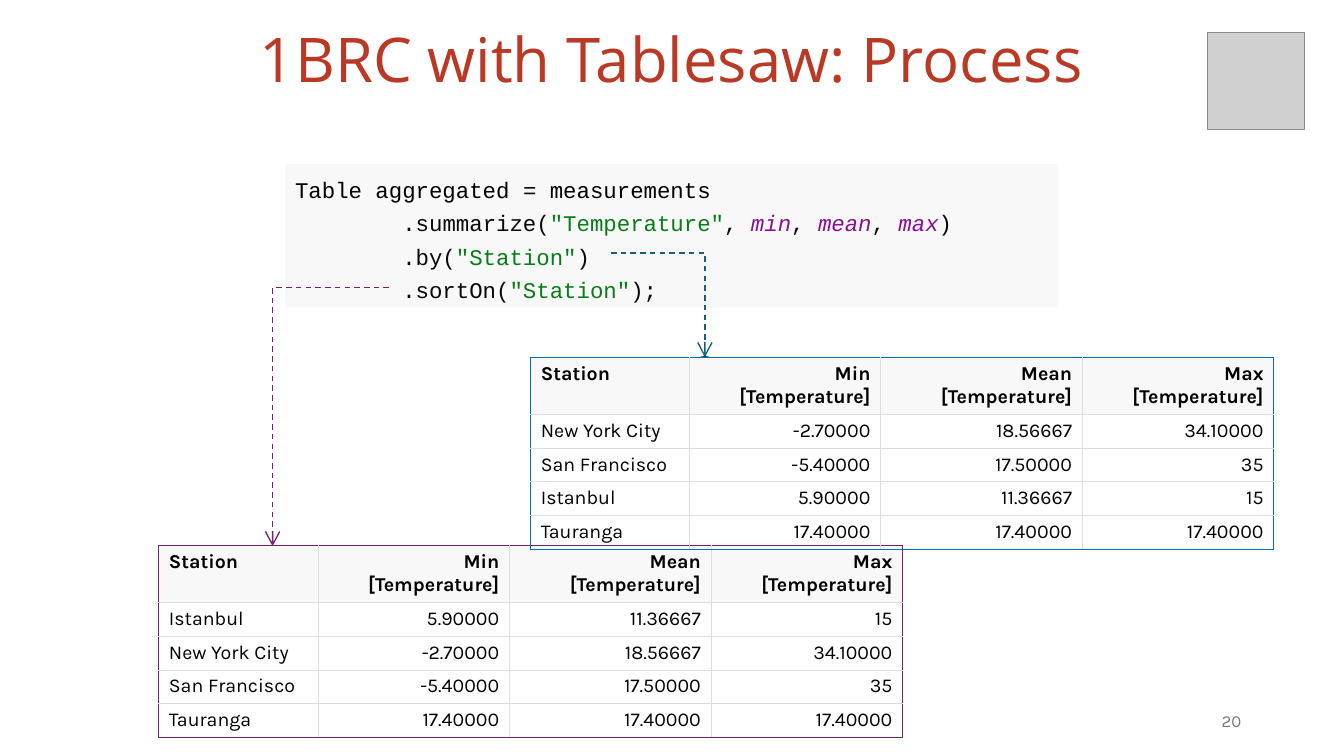
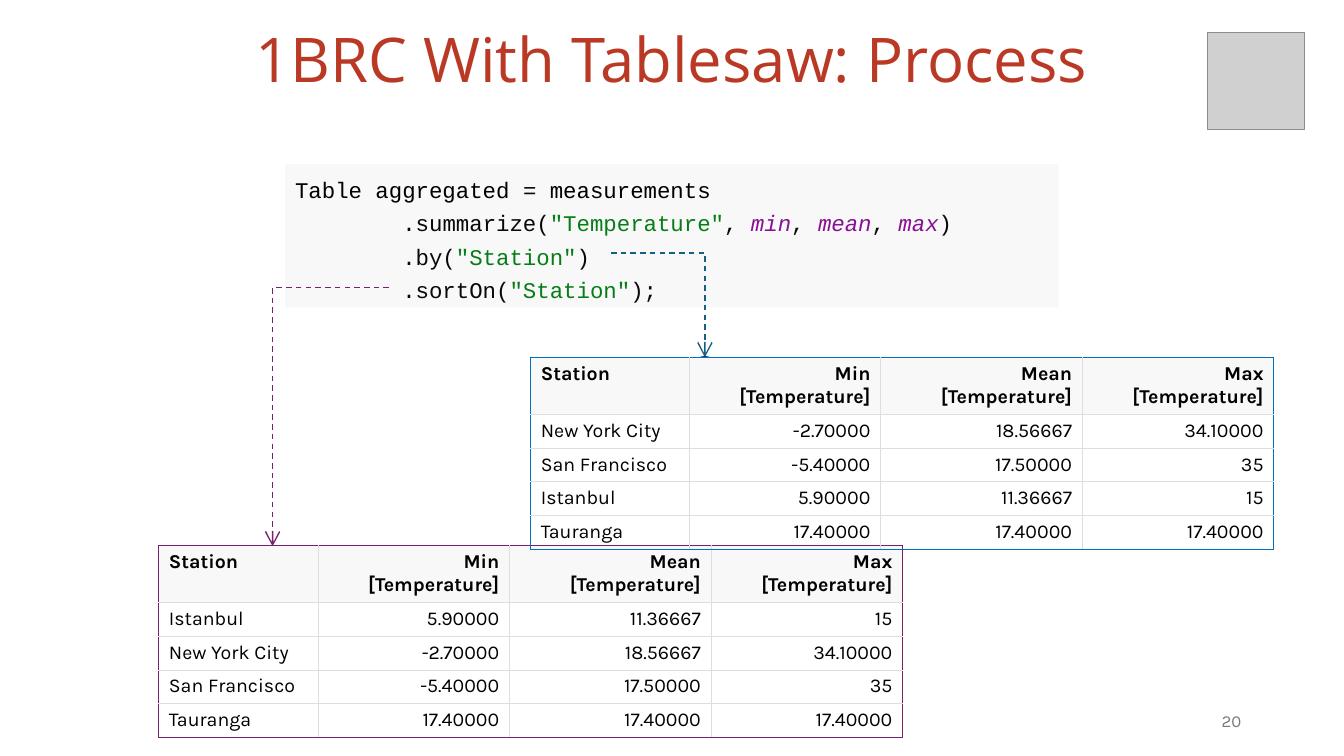
Before and after one commit to vmzakharov/missing-dataframe-talk, a slide deck: slide 20 of presentation/Missing_Dataframe_Long.pptx. Drawn at 1344x756 pixels with LibreOffice and Linux fonts; fonts in the diff are those of the drawing; grey boxes stand for pictures. Boxes give left, top, right and bottom in pixels: in the first picture for what was removed or moved away, otherwise in the second. Text is boxed around its words. In the diff, an @@ line names an element or a change of style, - is before the commit and + after.

```diff
--- a/presentation/Missing_Dataframe_Long.pptx
+++ b/presentation/Missing_Dataframe_Long.pptx
@@ title at [255, 35, 1087, 83]: text changed @@
-1BRC with Tablesaw: Process
+1BRC With Tablesaw: Process
```
Also in this commit, not shown: 6 other slides changed, 1 other file.
